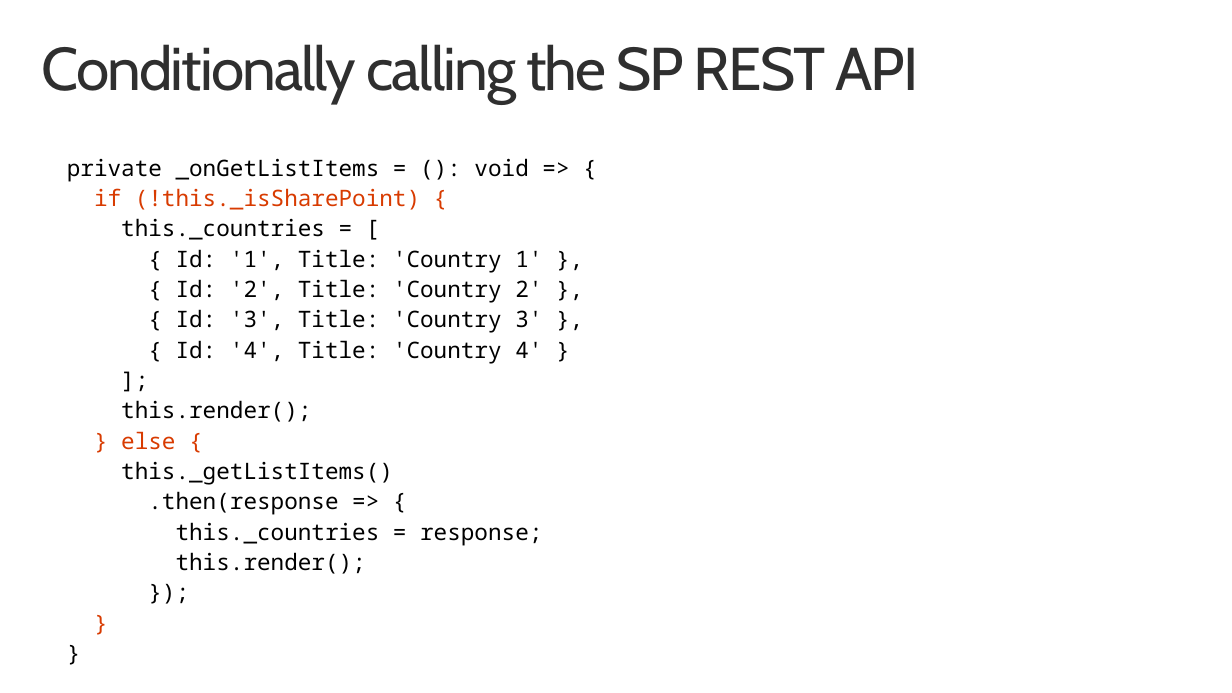
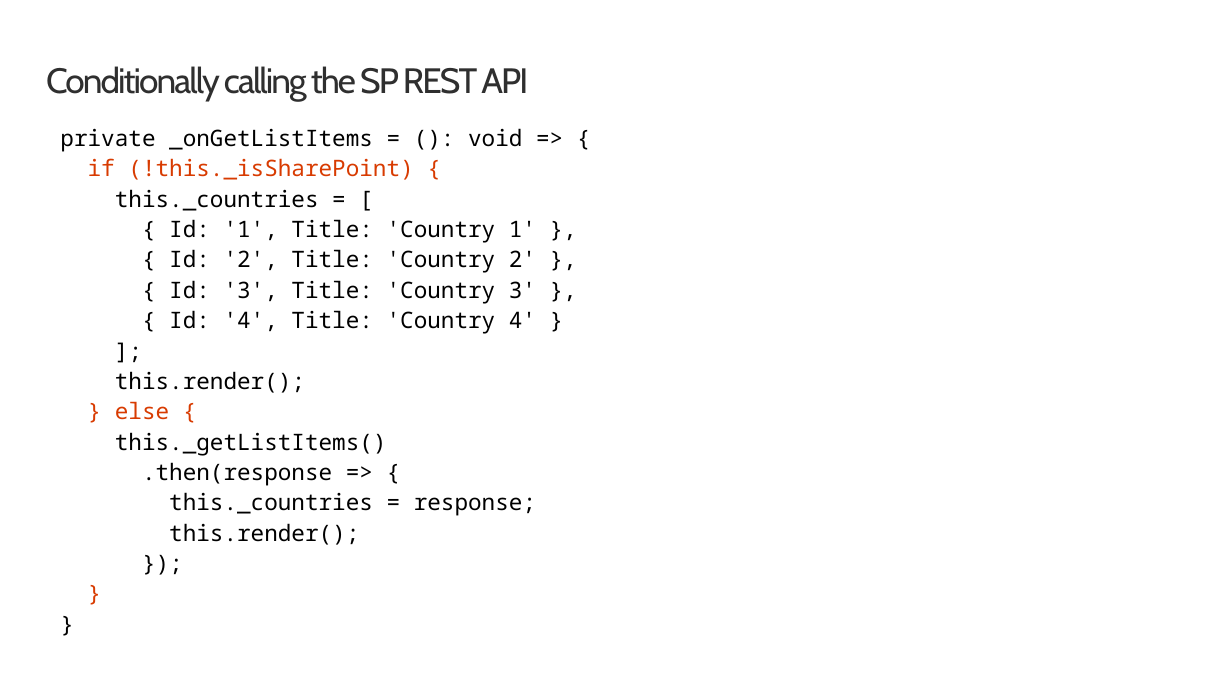
Before and after one commit to SharePoint/sp-dev-training-spfx-spcontent, a slide deck: slide 5 of 03 mock-data.pptx. Drawn at 1232x693 pixels with LibreOffice and Linux fonts; fonts in the diff are those of the drawing; background and template pictures are left out. Boxes give left, top, right and bottom in pixels: in the first picture for what was removed or moved away, otherwise in the second. Text is boxed around its words. In the diff, an @@ line names an element or a change of style, - is before the commit and + after.

```diff
--- a/03 mock-data.pptx
+++ b/03 mock-data.pptx
@@ title "Conditionally calling the SP REST ...": place and size @@
-title "Conditionally calling the SP REST ..." at [42, 44, 918, 103]
+title "Conditionally calling the SP REST ..." at [46, 66, 528, 101]
@@ title "Conditionally calling the SP REST ..." at [46, 66, 528, 101]: size 48 to 28 pt @@
@@ text "private _onGetListItems = (): void ...": place and size @@
-text "private _onGetListItems = (): void ..." at [67, 158, 542, 574]
+text "private _onGetListItems = (): void ..." at [60, 128, 536, 545]
```
Also in this commit, not shown: 2 other slides changed, 2 other files.
